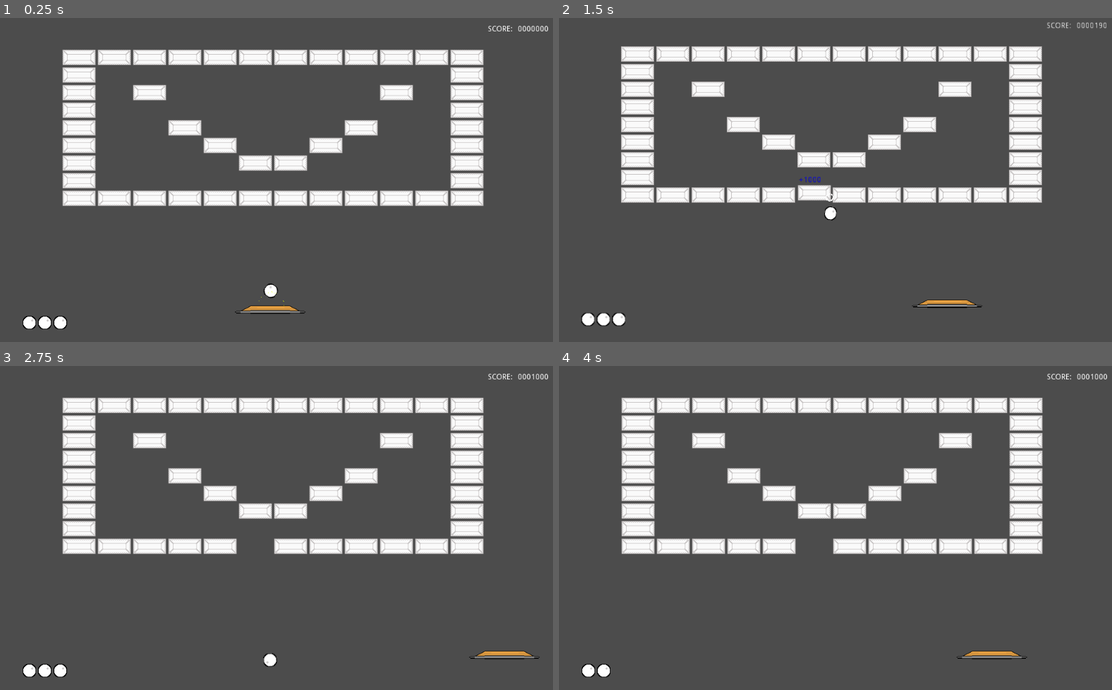
Above: before the commit, frames 1-4 (two rows, left to right).
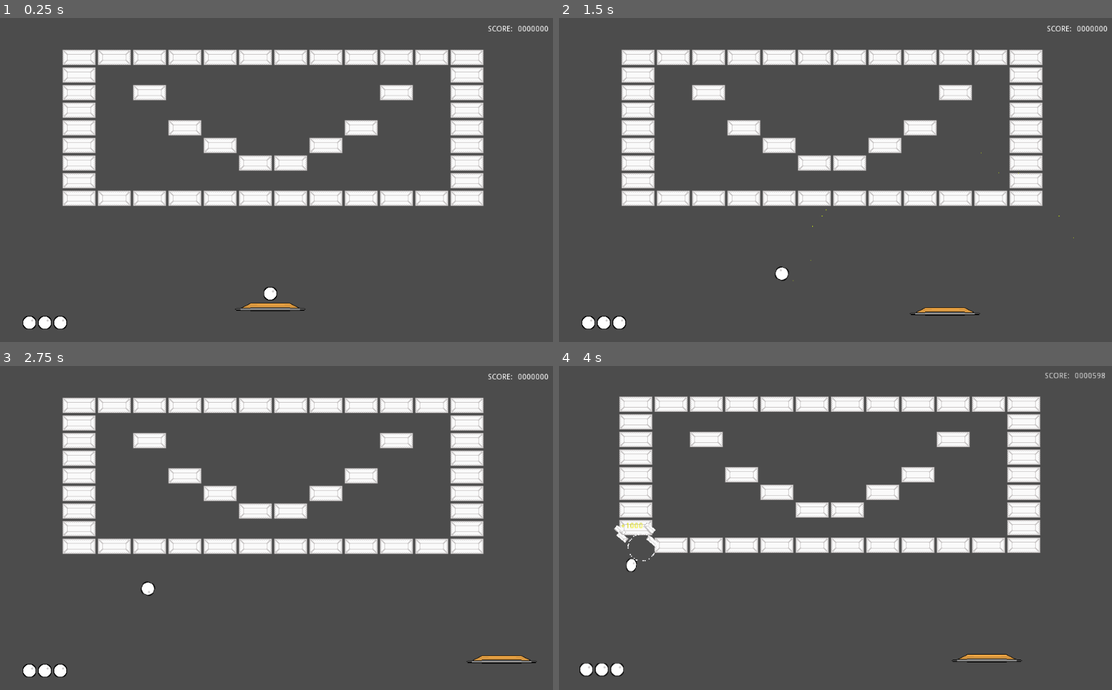
Above: after the commit, the same moments.

Repository: Anatolij-Grigorjev/Breakout4Godot
Game: Godot game, scene res://BreakoutGame.tscn
The game is run twice, just before and just after one commit, with the same random seed, the same clock (stepped at 60 frames per second) and the same inputs.
Inputs (mouse positions are in pixels of both pictures, inside the frame that each line leads up to):
- Up to frame 1 (0.25 s): no input
- Up to frame 2 (1.5 s): tap Enter (ui_accept) at 0.5, 0.6, 0.77, 1.07 s; move the mouse to (962, 160) at 0.52 s; hold Right (ui_right) 0.53-1.25 s; click (962, 160) at 0.67 s; drag from (724, 192) to (813, 241) at 1.27 s
- Up to frame 3 (2.75 s): move the mouse to (337, 453) at 2.02 s; hold Right (ui_right) from 2.03 s (still down); tap Ctrl at 2.1 s; tap Enter (ui_accept) at 2.3 s
- Up to frame 4 (4 s): release Right (ui_right) at 2.75 s; drag from (813, 589) to (669, 476) at 2.77 s; move the mouse to (1006, 573) at 3.52 s; hold Left (ui_left) from 3.53 s (still down); tap Enter (ui_accept) at 3.6, 3.77 s

The runs differ from the first frame. In frame 1, 0.4% of the frame differs, in the area x 42-56%, y 81-92%; in frame 2, 11%, in the area x 3-100%, y 1-97%; in frame 3, 0.9%; in frame 4, 9.5%.

Commit message:
attach ball to paddle and reset on life lost

Diff:
--- a/game/BallLossArea.gd
+++ b/game/BallLossArea.gd
@@ -10,4 +10,5 @@
 
 func _on_BallLossArea_body_entered(body: Node):
 	if body.is_in_group("ball"):
+		print("ball position %s parent %s" % [body.position, body.get_parent()])
 		emit_signal("ball_fell", body)
--- a/game/BreakoutGame.gd
+++ b/game/BreakoutGame.gd
@@ -1,10 +1,14 @@
 extends Node2D
-
 
 const FlashPointsScn = preload("res://gui/ScoredPoints.tscn")
 
+
+signal game_over(total_score)
+
+
 onready var bricks = $BricksMap
-onready var ball = $Ball
+onready var ball = $Paddle/Ball
+onready var paddle = $Paddle
 onready var ballSmokes = $ParticlesBattery
 onready var cameraShake = $Camera2D/ScreenShake
 onready var scoreCounter = $TotalScore
@@ -50,3 +54,9 @@
 
 func _on_ball_fallen(_ball):
 	livesCounter.numExtraBalls -= 1
+	if (livesCounter.numExtraBalls <= 0):
+		emit_signal("game_over", scoreCounter.value)
+		print("!!!GAME OVER!!!\n\nTOTAL SCORE:%s" % scoreCounter.value)
+	else:
+		remove_child(ball)
+		paddle.attach_ball(ball)
--- a/game/BreakoutGame.tscn
+++ b/game/BreakoutGame.tscn
@@ -1,6 +1,5 @@
-[gd_scene load_steps=12 format=2]
+[gd_scene load_steps=11 format=2]
 
-[ext_resource path="res://ball/Ball.tscn" type="PackedScene" id=1]
 [ext_resource path="res://bricks/BricksMap.tscn" type="PackedScene" id=2]
 [ext_resource path="res://Barrier.tscn" type="PackedScene" id=3]
 [ext_resource path="res://BallCollideSmoke.tscn" type="PackedScene" id=4]
@@ -37,10 +36,6 @@
 [node name="TotalScore" parent="." instance=ExtResource( 8 )]
 position = Vector2( 884, 10 )
 
-[node name="Ball" parent="." instance=ExtResource( 1 )]
-position = Vector2( 490, 499 )
-direction = Vector2( 0, 1 )
-
 [node name="ParticlesBattery" type="Node2D" parent="."]
 script = ExtResource( 6 )
 
--- a/game/ball/Ball.gd
+++ b/game/ball/Ball.gd
@@ -13,19 +13,25 @@
 export(float) var baseSpinDegrees: float = 360.0
 export(Vector2) var direction := Vector2.LEFT
 
+var baseSpinRadians = deg2rad(baseSpinDegrees)
+var speedAdditive = baseSpeed * bounceSpeedupCoef - baseSpeed
+var spinAdditive = baseSpinRadians * bounceSpeedupCoef - baseSpinRadians
+
 var currentSpeed
-var baseSpinRadians
 var currentSpinRadians
-var speedAdditive
-var spinAdditive
 
 
 func _ready():
+	reset()
+
+
+func reset():
 	currentSpeed = baseSpeed
-	baseSpinRadians = deg2rad(baseSpinDegrees)
 	currentSpinRadians = baseSpinRadians
-	speedAdditive = baseSpeed * bounceSpeedupCoef - baseSpeed
-	spinAdditive = baseSpinRadians * bounceSpeedupCoef - baseSpinRadians
+
+func stop():
+	currentSpeed = 0
+	currentSpinRadians = 0
 
 
 func _process(delta: float):
--- a/game/gui/LivesCounter.gd
+++ b/game/gui/LivesCounter.gd
@@ -21,7 +21,6 @@
 		_reset_visible_balls(numExtraBalls)
 
 
-
 func _reset_visible_balls(numBalls: int):
 	var container = $HBoxContainer
 	var currentBalls = container.get_children()
@@ -29,6 +28,7 @@
 	if numBalls > currentNum:
 		for _idx in range(numBalls - currentNum):
 			var newBall = ExtraBallScn.instance()
+			newBall.owner = container
 			container.add_child(newBall)
 	if numBalls < currentNum:
 		for idx in range(numBalls, currentNum):
--- a/game/paddle/Paddle.gd
+++ b/game/paddle/Paddle.gd
@@ -5,10 +5,16 @@
 
 onready var ballSparks = $Sprite/ParticlesBattery
 onready var anim: AnimationPlayer = $AnimationPlayer
+onready var ballPosition: Position2D = $BallPosition
+
+
+var attachedBall: Node2D
 
 
 func _ready():
-	pass # Replace with function body.
+	if ($Ball):
+		attachedBall = $Ball
+		attachedBall.stop()
 
 
 func _process(delta: float):
@@ -17,6 +23,8 @@
 		direction.x = -1
 	if Input.is_action_pressed("ui_right"):
 		direction.x = 1
+	if Input.is_action_just_released("ui_accept") and attachedBall:
+		_detach_ball()
 
 	move_and_collide(direction * speed * delta)
 
@@ -24,3 +32,18 @@
 func ball_hit_at(global_hit_pos: Vector2, hit_normal: Vector2):
 	anim.play("bounce_ball")
 	ballSparks.fireNextParticleSystem(global_hit_pos)
+
+
+func attach_ball(ball: Ball):
+	attachedBall = ball
+	add_child(attachedBall)
+	attachedBall.stop()
+	attachedBall.position = ballPosition.position
+
+
+func _detach_ball():
+	remove_child(attachedBall)
+	attachedBall.reset()
+	get_parent().add_child(attachedBall)
+	attachedBall.global_position = Vector2(global_position.x, global_position.y - 10)
+	attachedBall = null
--- a/game/paddle/Paddle.tscn
+++ b/game/paddle/Paddle.tscn
@@ -1,8 +1,9 @@
-[gd_scene load_steps=6 format=2]
+[gd_scene load_steps=7 format=2]
 
 [ext_resource path="res://paddle/paddle.png" type="Texture" id=1]
 [ext_resource path="res://paddle/Paddle.gd" type="Script" id=2]
 [ext_resource path="res://tools/ParticlesBattery.tscn" type="PackedScene" id=3]
+[ext_resource path="res://ball/Ball.tscn" type="PackedScene" id=4]
 
 [sub_resource type="Animation" id=2]
 length = 0.001
@@ -111,3 +112,9 @@
 [node name="AnimationPlayer" type="AnimationPlayer" parent="."]
 anims/RESET = SubResource( 2 )
 anims/bounce_ball = SubResource( 1 )
+
+[node name="Ball" parent="." instance=ExtResource( 4 )]
+position = Vector2( 0, -24 )
+
+[node name="BallPosition" type="Position2D" parent="."]
+position = Vector2( 0, -24 )
--- a/game/tools/ParticlesBattery.gd
+++ b/game/tools/ParticlesBattery.gd
@@ -36,10 +36,15 @@
 	if (numSystems == 0):
 		return
 
-	var particles = particleSystems[currentSystemIdx]
+	var particles = next_system()
 	particles.global_position = global_particles_pos
 	particles.rotation = particles_rot
 	emit_signal("activeParticlesWillEmit", particles)
 	particles.emitting = true
 	emit_signal("activeParticlesEmitted", particles)
+
+
+func next_system() -> Node2D:
+	var particles = particleSystems[currentSystemIdx]
 	currentSystemIdx = (currentSystemIdx + 1) % numSystems
+	return particles
